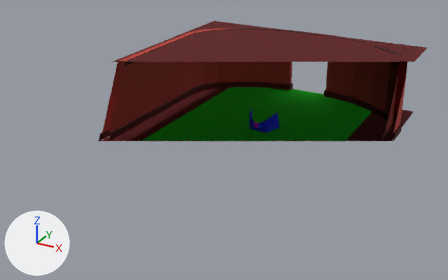
Before and after pictures for a commit that changed the FBX model Assets/Modelos 3D/Inferno/Inferno.fbx.
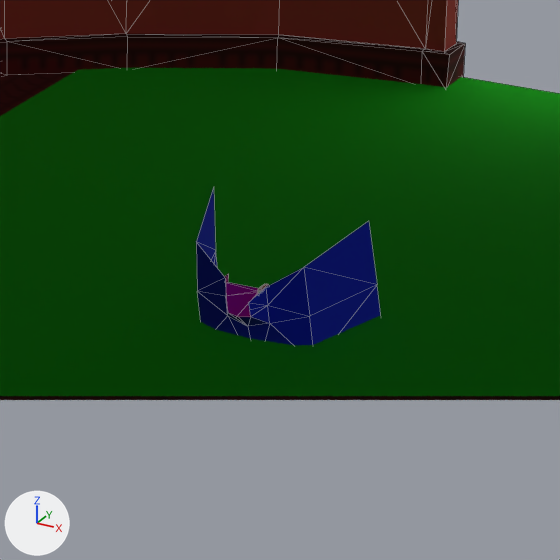
Old and new are each drawn whole from a 50 mm camera at (15.46, -32.77, 14.8) aimed at (-0.87, -3.09, -0.04) and again close up on the part from 49% to 69% of the width and 27% to 60% of the height. Every picture has the same lights, and +X, +Y and +Z are marked at lower left. The close-ups show mesh edges as thin lines. Everything nearer to the camera than a plane just in front of the edit is cut away. Where no turn or scale is listed for an object, it has been applied to the vertices. Vertices at the same position are counted once.

Before the edit, the objects in view are built like this:
```python
mat_predio = principled_material('Predio')
mat_predio.base_color = (0.801, 0.0, 0.549)  # pink #e700c4
me_cube_001 = bpy.data.meshes.new('Cube.001')
me_cube_001.from_pydata(...)  # 72 vertices, 102 faces; spans x -1.02..0.98, y -0.53..0.94, z -0.97..0.73
# faces by material slot: [42, 36, 24]
me_cube_001.materials.append(mat_paredes)  # picture img_hellwalls_png
me_cube_001.materials.append(mat_machines)  # blue #0023e7
me_cube_001.materials.append(mat_predio)  # pink #e700c4
me_plane_003 = bpy.data.meshes.new('Plane.003')
me_plane_003.from_pydata(...)  # 8 vertices, 4 faces; spans x -7.7..7.7, y -11.9..8.3, z -0.4..-0.3
# faces by material slot: [2, 2]
me_plane_003.materials.append(mat_chão)  # picture img_hellfloor_png
me_plane_003.materials.append(mat_tapete)  # green #00e708
me_plane_004 = bpy.data.meshes.new('Plane.004')
me_plane_004.from_pydata(...)  # 296 vertices, 530 faces; spans x -7.9..7.9, y -12.0..8.4, z -0.4..4.1
me_plane_004.materials.append(mat_paredes)  # picture img_hellwalls_png
ob_chão = bpy.data.objects.new('Chão', me_plane_003)
ob_chão.location = (0.0, 0.0, 0.0)
ob_paredes = bpy.data.objects.new('Paredes', me_plane_004)
ob_paredes.location = (0.0, 0.0, 0.0)
ob_shaft = bpy.data.objects.new('Shaft ', me_cube_001)
ob_shaft.location = (0.0, 0.0, 0.0)
```
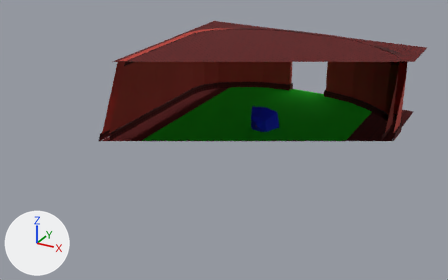
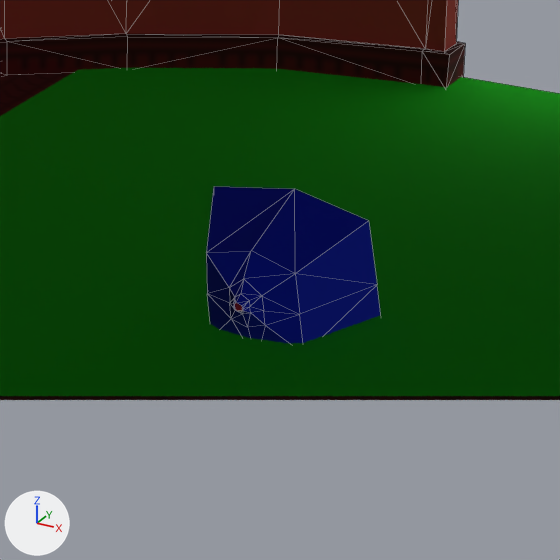
What differs and where, as boxes [x1, y1, x2, y2] in the close-ups (560 x 560 px):
'Shaft ', reshaped: before [196, 187, 381, 345]; after [206, 186, 381, 344]
part 1 of me_cube_001, built on: before [196, 187, 378, 345]; after [206, 186, 378, 344]
part 2 of me_cube_001, surface changed: before [225, 274, 263, 317]; after [235, 303, 242, 311]
part 3 of me_cube_001, recoloured: before [257, 284, 269, 293]

Diff of the bpy script that builds the scene:
```diff
--- a/Assets/Modelos 3D/Inferno/Inferno.fbx.py
+++ b/Assets/Modelos 3D/Inferno/Inferno.fbx.py
@@ img_infernoexterior_png @@
+img_infernoexterior_png = load_image('InfernoExterior.png', '_unpacked/InfernoExterior.png', 32, 32, 'sRGB')
@@ mat_predio @@
 mat_predio = principled_material('Predio')
-mat_predio.base_color = (0.801, 0.0, 0.549)  # pink #e700c4
+mat_predio.texture = img_infernoexterior_png  # with its transparency
+mat_predio.roughness = 1.0
@@ mat_shaft @@
+mat_shaft = principled_material('Shaft')
+mat_shaft.base_color = (0.8, 0.8, 0.8)  # white #e7e7e7
@@ me_cube_001 @@
 # used by ob_shaft; location = (0.0, 0.0, 0.0)
-me_cube_001.from_pydata(...)  # 72 vertices, 102 faces; spans x -1.02..0.98, y -0.53..0.94, z -0.97..0.73
+me_cube_001.from_pydata(...)  # 91 vertices, 144 faces; spans x -1.02..0.98, y -0.53..0.94, z -0.97..0.87
+# me_cube_001 part 1
+# 10 vertices are removed from x -0.25..0.52, y -0.53..-0.11, z -0.18..0.49
+# 22 faces are deleted
+# 11 vertices move from x -0.7..0.68, y -0.53..-0.11, z -0.75..0.54 to x -0.58..0.55, y -0.53..-0.11, z -0.63..0.44
+# 22 vertices are added at x -0.21..0.42, y -0.53..0.94, z -0.19..0.87
+# 7 new vertices lie (0.0, 0.13, 0.0) away from vertices in x -0.03..0.03, y 0.12, z 0.08..0.13
+# 50 new faces join them, mat_machines (blue #0023e7)
+# 14 new faces join them, mat_shaft (white #e7e7e7)
+# me_cube_001 part 2: 80 kept faces spanning x -1.02..0.98, y -0.32..0.94, z -0.97..0.73 get new texture (UV) coordinates
+# me_cube_001 part 3: 42 faces spanning x -0.03..0.03, y -0.04..0.12, z 0.08..0.13 switch from mat_paredes (picture img_hellwalls_png) to mat_shaft (white #e7e7e7)
 me_cube_001.materials.append(mat_machines)
```
